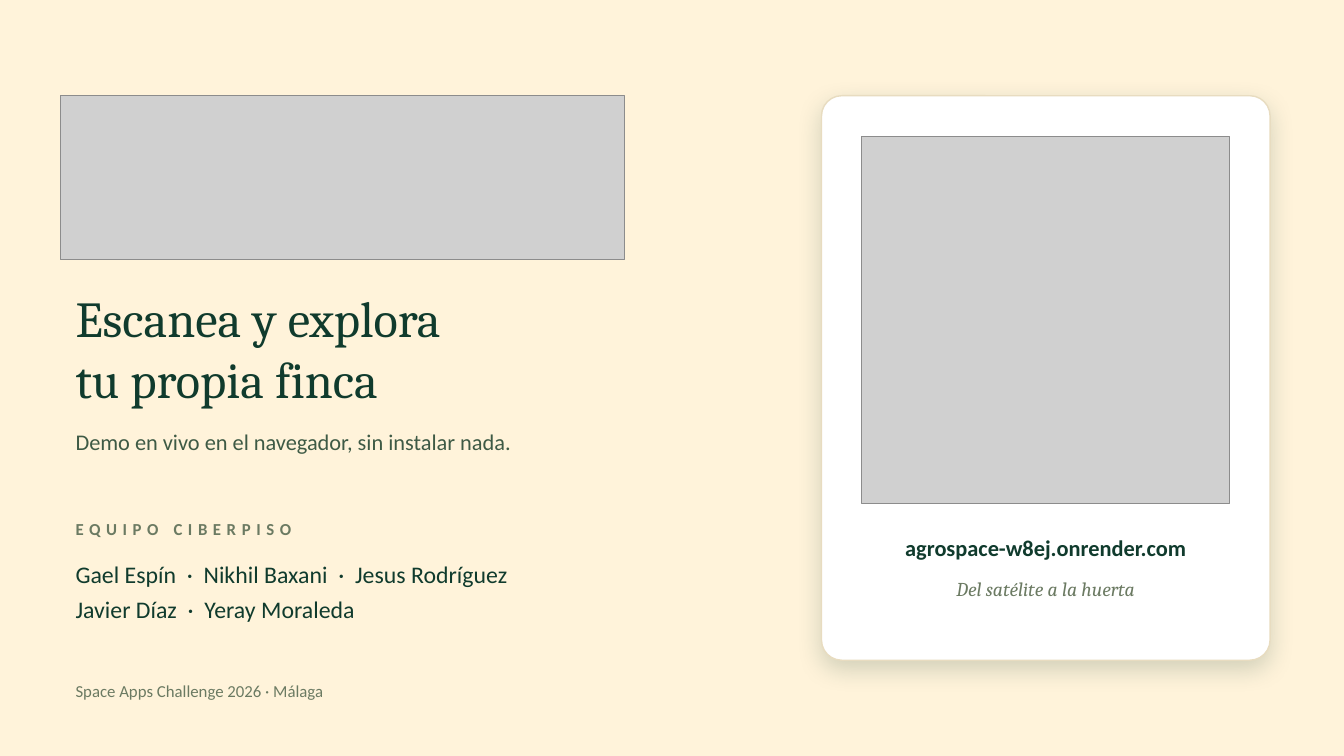
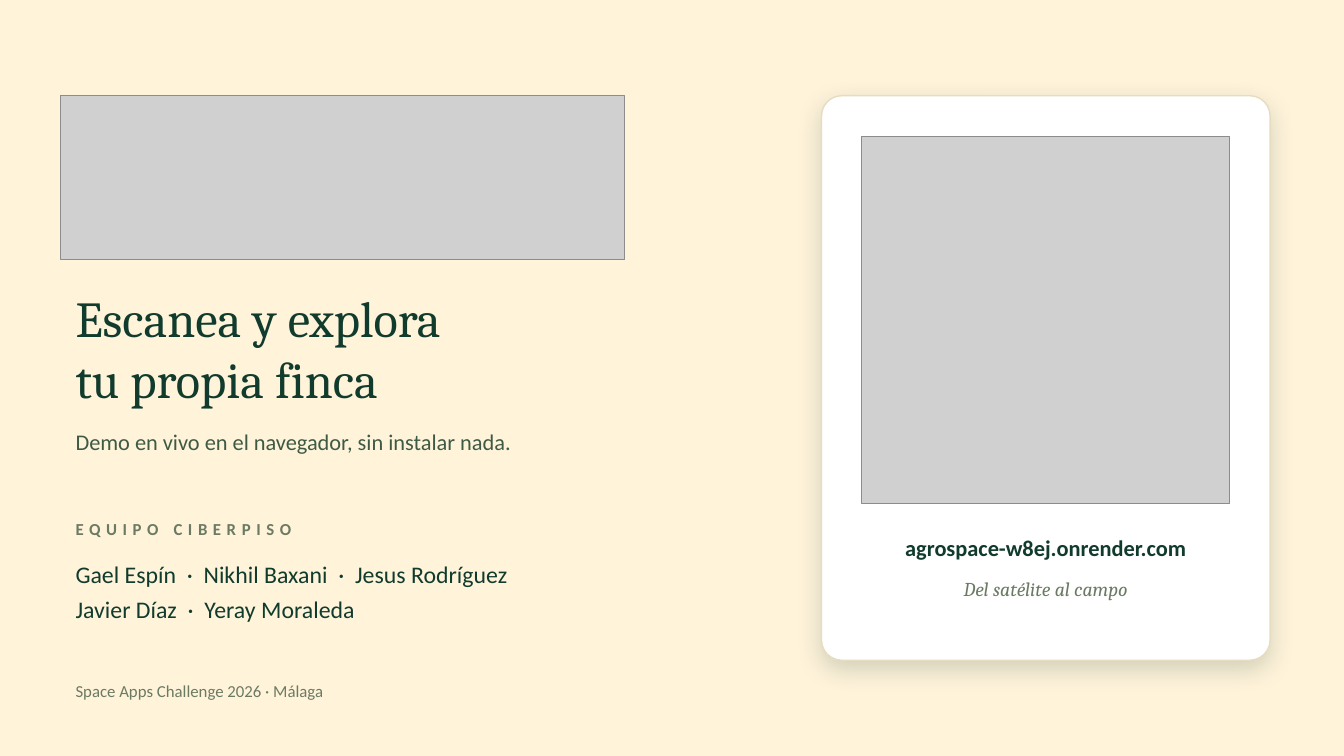
Before and after one commit to jesus1516/Ciberpiso, a slide deck: slide 7 of presentation/AgroSpace-ES.pptx. Drawn at 1344x756 pixels with LibreOffice and Linux fonts; fonts in the diff are those of the drawing; grey boxes stand for pictures. Boxes give left, top, right and bottom in pixels: in the first picture for what was removed or moved away, otherwise in the second. Text is boxed around its words. In the diff, an @@ line names an element or a change of style, - is before the commit and + after.

```diff
--- a/presentation/AgroSpace-ES.pptx
+++ b/presentation/AgroSpace-ES.pptx
@@ text at <box>964,582,1127,600</box>: text changed @@
-Del satélite a la huerta
+Del satélite al campo
```
Also in this commit, not shown: 1 other slide changed, 6 other files.
